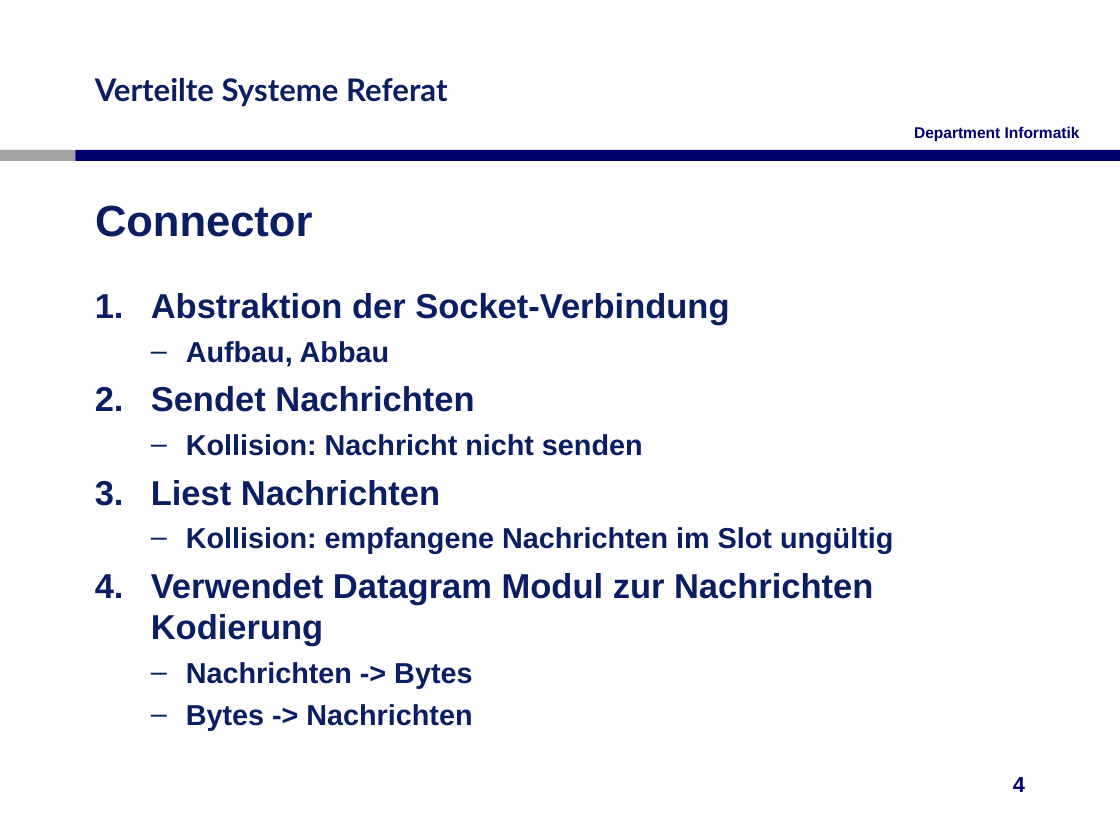
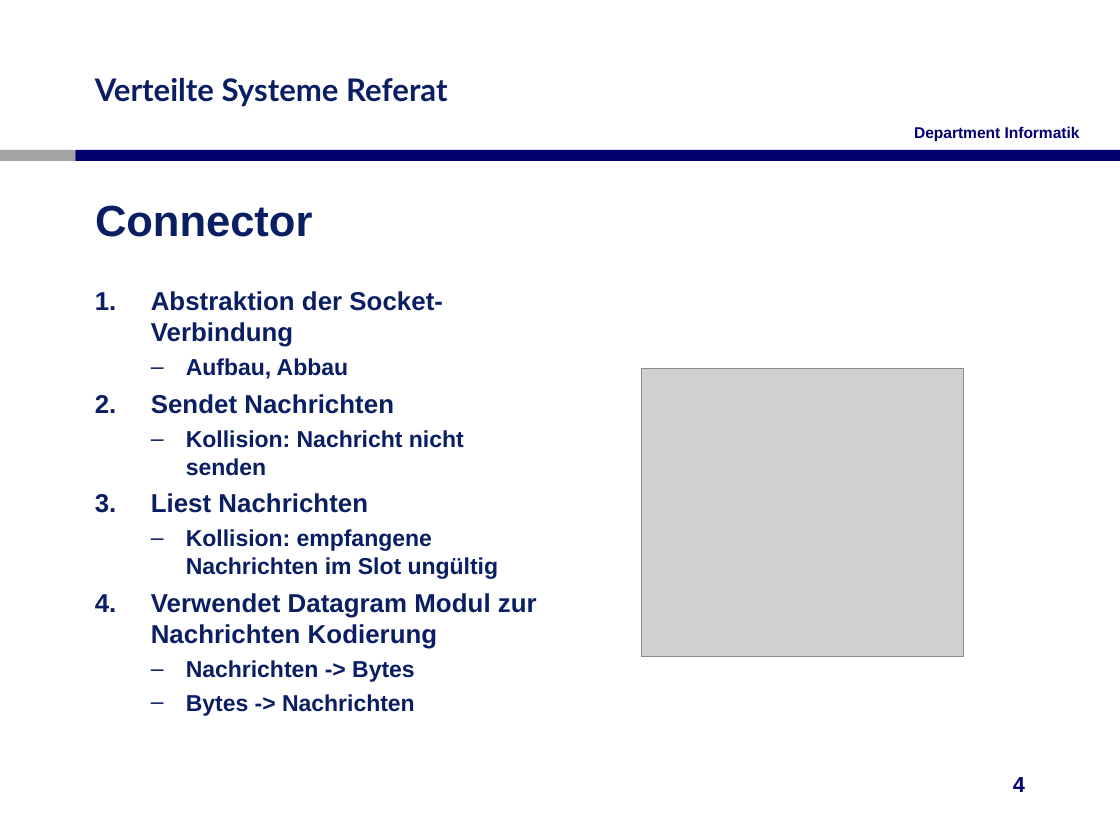
Before and after one commit to meandor/vs2017, a slide deck: slide 4 of exercise3/doc/präsentation.ppt. Drawn at 1120x840 pixels with LibreOffice and Linux fonts; fonts in the diff are those of the drawing; grey boxes stand for pictures; background and template pictures are left out. Boxes give left, top, right and bottom in pixels: in the first picture for what was removed or moved away, otherwise in the second. Text is boxed around its words. In the diff, an @@ line names an element or a change of style, - is before the commit and + after.

```diff
--- a/exercise3/doc/präsentation.ppt
+++ b/exercise3/doc/präsentation.ppt
@@ text "Abstraktion der Socket-Verbindung" at [151,291,537,716]: size 22.2 to 16.6 pt in "Abstraktion der Socket-Verbindung", "Sendet Nachrichten", "Liest Nachrichten", "Verwendet Datagram Modul zur Nachrichten Kodierung"; size 18.5 to 14.8 pt in "Aufbau, Abbau", "Kollision: Nachricht nicht senden", "Kollision: empfangene Nachrichten im Slot ungültig", "Nachrichten -> Bytes" and 1 more places; less space between paragraphs @@
@@ picture added at [642,368,963,656] @@
```
Also in this commit, not shown: 2 other slides changed, 3 other files.
